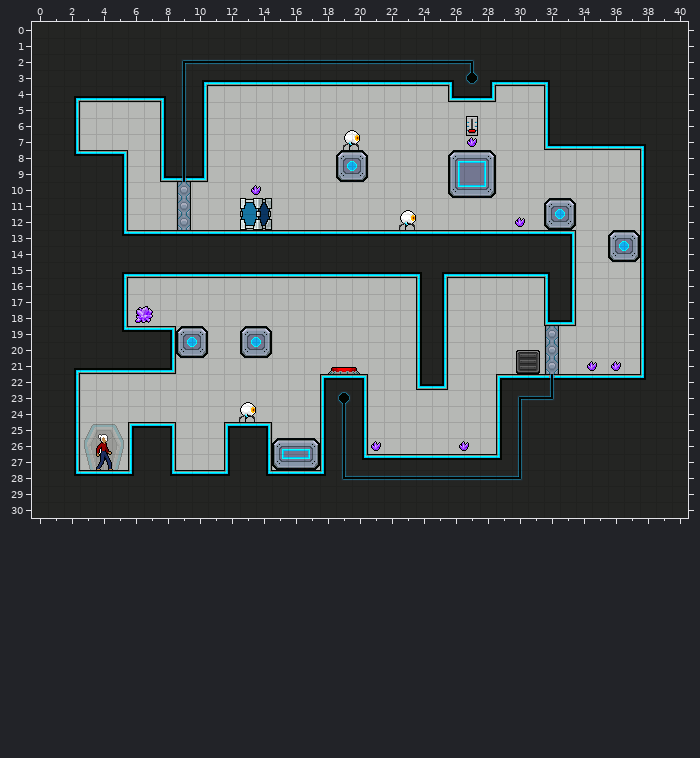
Two states of a Tiled map (JSON), res/map/Bugs.json. The first picture shows the starting point.
Cells are 16x16 px. Shown: x 0..40, y 0..30.
After the commit:
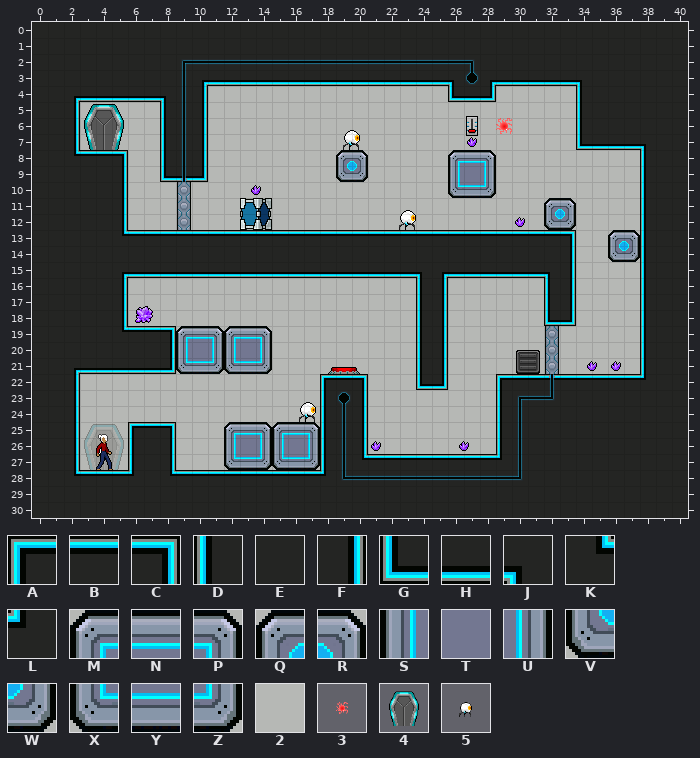
Key: from "main": A 0, B 1, C 2, D 25, E 26, F 27, G 50, H 51, J 76, K 100, L 101, M 156, N 157, P 158, Q 160, R 161, S 181, T 182, U 183, V 185, W 186, X 206, Y 207, Z 208, 2 278; from "objects": 3 2, 4 3, 5 14.
_ is an empty cell.
Objects are placed by their top-left corner, in cells (3,4 is the top-left corner of cell 3,4); size is 1x1 cell unless given.
Tiles replaced or removed in this view: 2, A, B, C, D, E, F, G, H, J, K, L, M, N, P, Q, R, V, W.
Difference:
Changed rows in their new state; . is an unchanged cell.
Layer "Tile Layer 1":
first column x 32:
 3 HHJ
 4 22D
 5 22D
 6 22D
 7 22G
first column x 9:
19 MNPMNP
20 STUSTU
21 XYZXYZ
first column x 12:
25 MNPMNP
26 STUSTU
27 XYZ...
28 BBB...
Layer "Object Layer 1":
added: 3 at 27.5,4.5 size 4x4
added: 4 at 2.5,4.5 size 4x4
changed: 5 at 11.5,22.2 size 4x4 -> 5 at 15.2,22.2 size 4x4
